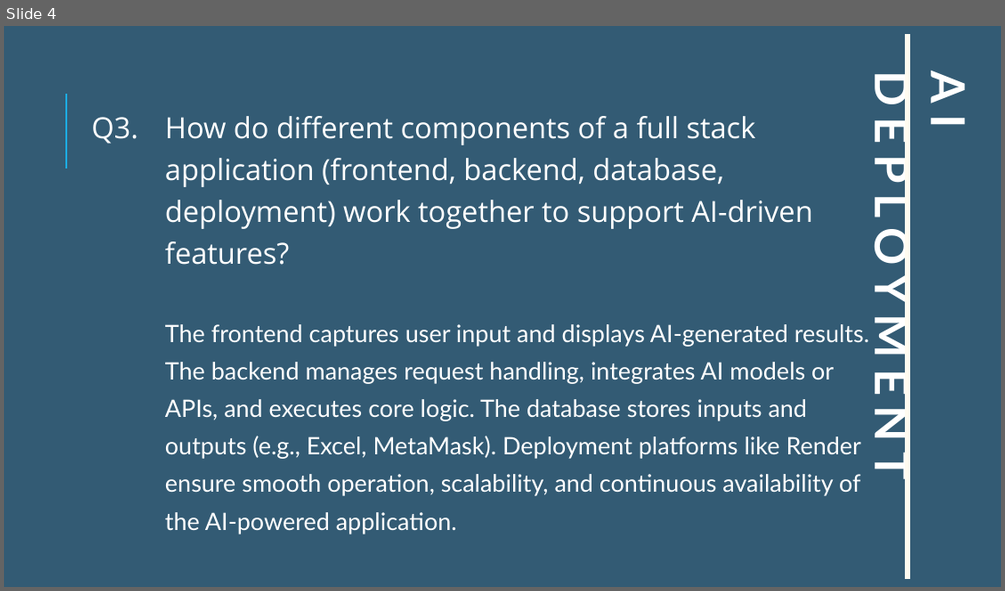
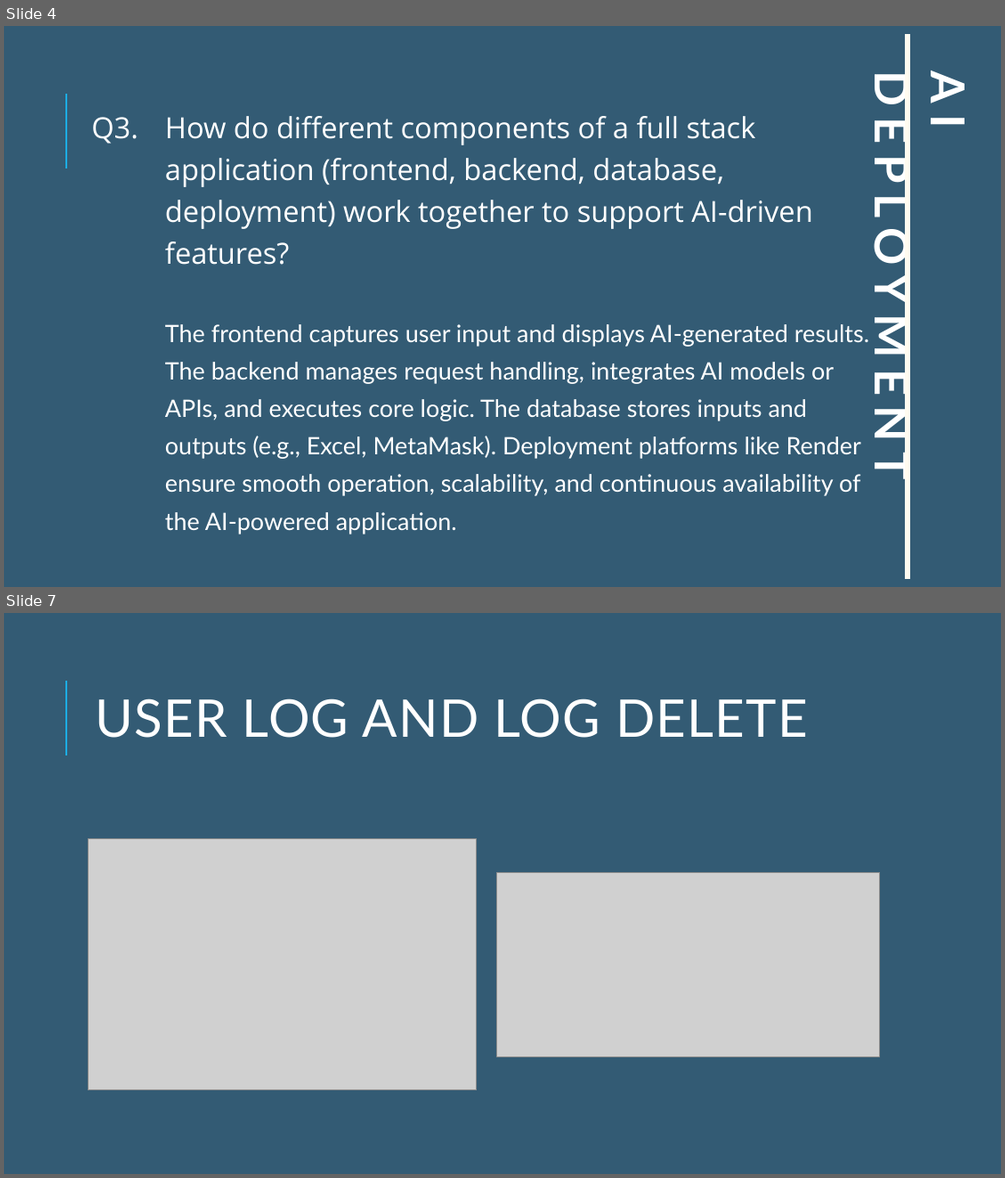
Before and after one commit to ileenluu/dsai_mod5_6_cohort1_PT, a slide deck: Submission - AI Deployment.pptx. Shown one above the other, each under a label of ours: slide 4 before the commit, slides 4 and 7 after it; the slides between them are not shown. The pictures are 1005x591 and 1005x1178 pixels, drawn with LibreOffice and Linux fonts; fonts in the diff are those of the drawing; grey boxes stand for pictures. Boxes give left, top, right and bottom in pixels: in the first picture for what was removed or moved away, otherwise in the second. Text is boxed around its words. In the diff, an @@ line names an element or a change of style, - is before the commit and + after.

```diff
--- a/Submission - AI Deployment.pptx
+++ b/Submission - AI Deployment.pptx
@@ slide 7 added at <box>4,613,1001,1174</box>, background #335B74; not listed: 1 template element that a slide beside it also shows @@
@@ title added at <box>95,698,807,738</box>, 50 pt, text #FFFFFF @@
+USER LOG AND LOG DELETE
@@ picture added at <box>88,839,477,1090</box> @@
@@ picture added at <box>497,873,881,1056</box> @@
```
Also in this commit, not shown: 6 other slides added.
